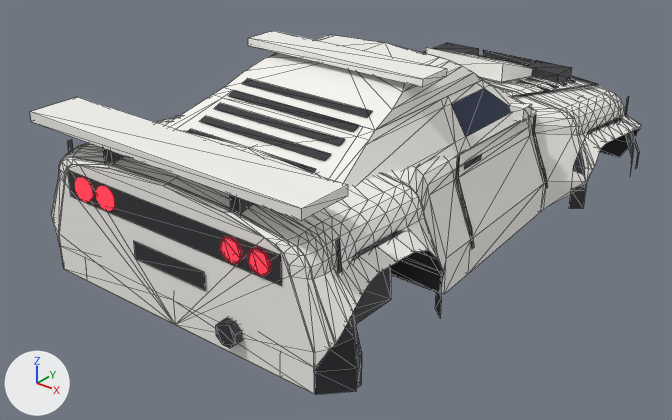
Two versions of the glTF model assets/meshes/cuneo/Cuneo.glb, one commit apart.
One viewpoint serves both versions: a camera (50 mm lens) standing at (9.92, -13.73, 6.76) and looking at (-0.3, -0.95, -1.16). Every picture has the same lights, and +X, +Y and +Z are marked at lower left. The first picture is the older version. Mesh edges are drawn as thin lines on the coarser meshes.

The older version as bpy lines, for what is in view:
```python
me_archlip_rr = bpy.data.meshes.new('ArchLip_RR')
me_archlip_rr.from_pydata(...)  # 26 vertices, 24 faces; spans x 2.92..3.33, y -5.45..-2.45, z -1.42..0.49
me_archlip_rr.materials.append(mat_trim)  # dark grey #2f3035
me_enginecover = bpy.data.meshes.new('EngineCover')
me_enginecover.from_pydata(...)  # 16 vertices, 18 faces; spans x -2.25..2.25, y -4.72..-2.45, z 0.58..1.42
me_enginecover.materials.append(mat_body)  # white #f7f6f1
me_underbody = bpy.data.meshes.new('Underbody')
me_underbody.from_pydata(...)  # 123 vertices, 160 faces; spans x -3.3..3.3, y -5.45..6.0, z -1.42..0.29
me_underbody.materials.append(mat_trim)  # dark grey #2f3035
ob_archlip_rr = bpy.data.objects.new('ArchLip_RR', me_archlip_rr)
ob_archlip_rr.location = (0.0, 0.0, 0.0)
ob_enginecover = bpy.data.objects.new('EngineCover', me_enginecover)
ob_enginecover.location = (0.0, 0.0, 0.0)
ob_underbody = bpy.data.objects.new('Underbody', me_underbody)
ob_underbody.location = (0.0, 0.0, 0.0)
# also in view: 'WheelWell' at (0.0, 0.0, -0.53); 'Door_FR' at (2.29, 0.5, -0.35); 'Ink_BumpR_R' at (3.13, -4.95, -0.25); 'Pillars' at (0.0, 0.68, 1.0); 'Hood' at (0.0, 3.65, 0.49)
```
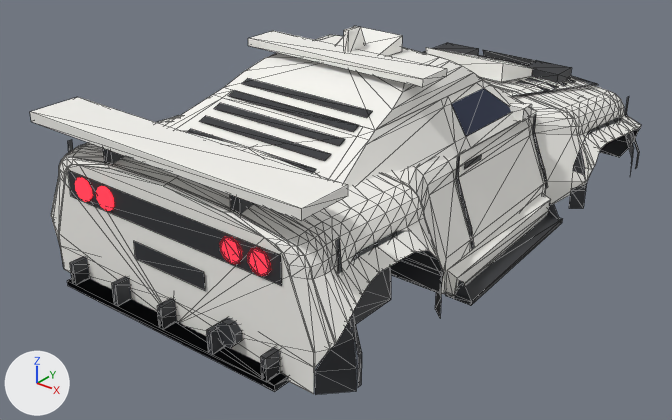
Location of each change, [x1, y1, x2, y2] in pixels of the pictures (672 x 420 px):
'Opt_Diffuser_Road_AccDiffuser', added: after [67, 267, 289, 392]
'Opt_Skirts_Side_AccSkirt_R', added: after [446, 193, 551, 298]
'Opt_Diffuser_Race_AccDiffuserRace', added: after [68, 256, 288, 391]
'Opt_Skirts_Blade_AccSideBlade_R', added: after [446, 203, 563, 305]
'Opt_Roof_Scoop_AccRoofScoop', added: after [336, 26, 402, 56]
'Opt_Roof_Fin_AccSharkFin', added: after [344, 26, 365, 52]

What changed in the scene script:
```text
Add me_opt_roof_scoop_accroofscoop:
    me_opt_roof_scoop_accroofscoop.from_pydata([(-0.48, -0.9, 1.98), (0.48, -0.9, 1.98), (0.55, -0.1, 2.26), (-0.55, -0.1, 2.26), (0.55, -0.1, 1.96), (0.48, -0.9, 1.96), (-0.48, -0.9, 1.96), (-0.55, -0.1, 1.96)], [], [(0, 1, 2), (0, 2, 3), (4, 2, 1), (4, 1, 5), (6, 0, 3), (6, 3, 7)])
    me_opt_roof_scoop_accroofscoop.materials.append(mat_body)  # white #f7f6f1
Add me_opt_roof_fin_accsharkfin:
    me_opt_roof_fin_accsharkfin.from_pydata([(0.05, -0.7, 2.46), (0.05, -1.05, 2.46), (0.05, -1.05, 1.97), (0.05, -0.475, 1.97), (-0.05, -0.475, 1.97), (-0.05, -1.05, 1.97), (-0.05, -1.05, 2.46), (-0.05, -0.7, 2.46)], [], [(0, 1, 2), (0, 2, 3), (4, 5, 6), (4, 6, 7), (6, 1, 0), (6, 0, 7), (7, 0, 3), (7, 3, 4), (5, 2, 1), (5, 1, 6)])
    me_opt_roof_fin_accsharkfin.materials.append(mat_body)  # white #f7f6f1
Add ob_opt_skirts_side_accskirt_r:
    ob_opt_skirts_side_accskirt_r = bpy.data.objects.new('Opt_Skirts_Side_AccSkirt_R', me_opt_skirts_side_accskirt_r)  # 10 vertices, 14 faces; spans x 2.63..3.05, y -1.9..1.9, z -1.46..-0.98; in mat_body (white #f7f6f1)
    ob_opt_skirts_side_accskirt_r.location = (0.0, 0.0, 0.0)
Add ob_opt_skirts_blade_accsideblade_r:
    ob_opt_skirts_blade_accsideblade_r = bpy.data.objects.new('Opt_Skirts_Blade_AccSideBlade_R', me_opt_skirts_blade_accsideblade_r)  # 16 vertices, 16 faces; spans x 2.63..3.35, y -1.9..1.9, z -1.48..-1.12; in mat_trim (dark grey #2f3035)
    ob_opt_skirts_blade_accsideblade_r.location = (0.0, 0.0, 0.0)
Add ob_opt_roof_scoop_accroofscoop:
    ob_opt_roof_scoop_accroofscoop = bpy.data.objects.new('Opt_Roof_Scoop_AccRoofScoop', me_opt_roof_scoop_accroofscoop)
    ob_opt_roof_scoop_accroofscoop.location = (0.0, 0.0, 0.0)
Add ob_opt_roof_fin_accsharkfin:
    ob_opt_roof_fin_accsharkfin = bpy.data.objects.new('Opt_Roof_Fin_AccSharkFin', me_opt_roof_fin_accsharkfin)
    ob_opt_roof_fin_accsharkfin.location = (0.0, 0.0, 0.0)
Add ob_opt_diffuser_road_accdiffuser:
    ob_opt_diffuser_road_accdiffuser = bpy.data.objects.new('Opt_Diffuser_Road_AccDiffuser', me_opt_diffuser_road_accdiffuser)  # a box spanning x -2.4..2.4, y -5.74..-5.19, z -1.44..-1.34; a box spanning x -2.25..-2.15, y -5.74..-5.19, z -1.34..-1.12; a box spanning x -0.05..0.05, y -5.74..-5.19, z -1.34..-1.12; a box spanning x 2.15..2.25, y -5.74..-5.19, z -1.34..-1.12; in mat_trim (dark grey #2f3035)
    ob_opt_diffuser_road_accdiffuser.location = (0.0, 0.0, 0.0)
Add ob_opt_diffuser_race_accdiffuserrace:
    ob_opt_diffuser_race_accdiffuserrace = bpy.data.objects.new('Opt_Diffuser_Race_AccDiffuserRace', me_opt_diffuser_race_accdiffuserrace)  # a box spanning x -2.4..2.4, y -5.74..-4.84, z -1.44..-1.34; a box spanning x -2.25..-2.15, y -5.74..-4.84, z -1.34..-0.94; a box spanning x -1.15..-1.05, y -5.74..-4.84, z -1.34..-0.94; a box spanning x -0.05..0.05, y -5.74..-4.84, z -1.34..-0.94; a box spanning x 1.05..1.15, y -5.74..-4.84, z -1.34..-0.94; a box spanning x 2.15..2.25, y -5.74..-4.84, z -1.34..-0.94; in mat_trim (dark grey #2f3035)
    ob_opt_diffuser_race_accdiffuserrace.location = (0.0, 0.0, 0.0)
```
